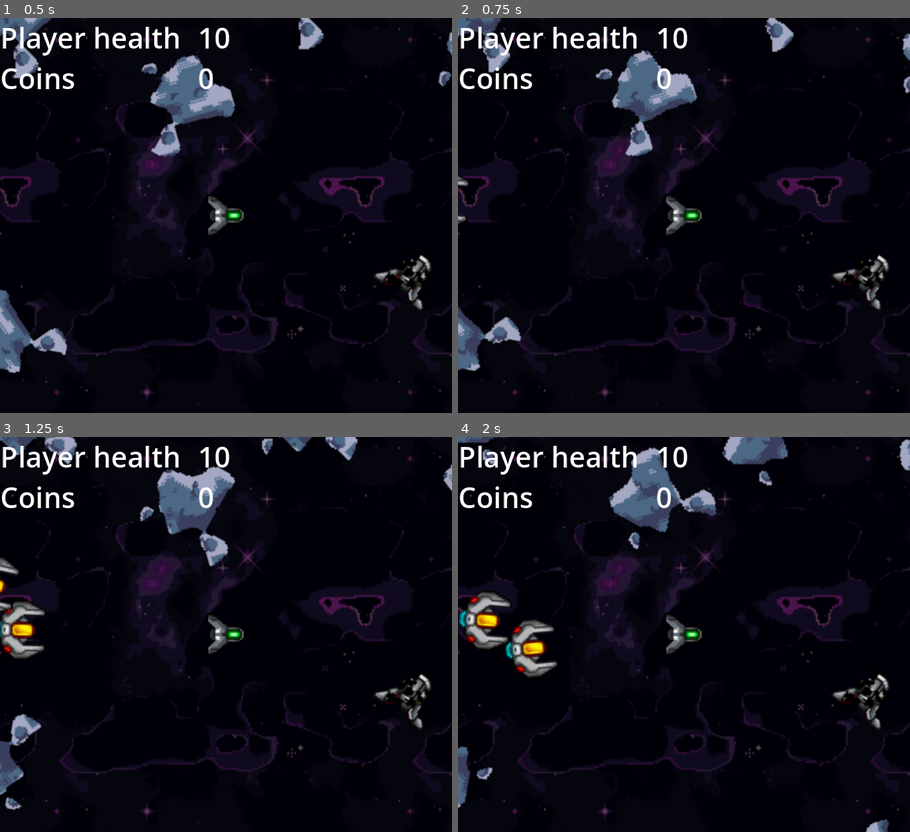
Above: before the commit, frames 1-4 (two rows, left to right).
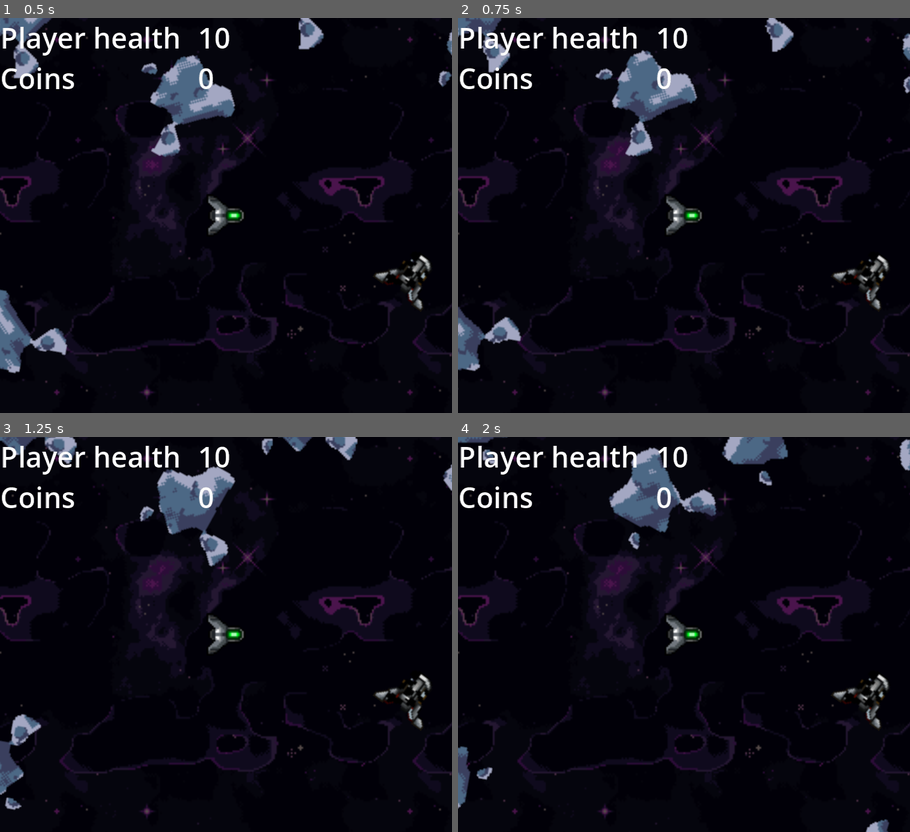
Above: after the commit, the same moments.

Repository: sirbrillig/take-the-sky-godot
Game: Godot game, scene res://scenes/level_1.tscn
The game is run twice, just before and just after one commit, with the same random seed, the same clock (stepped at 60 frames per second) and the same inputs.
Inputs:
- Up to frame 1 (0.5 s): no input
- Up to frame 2 (0.75 s): no input
- Up to frame 3 (1.25 s): no input
- Up to frame 4 (2 s): no input

Frame 1 is identical in both runs. In frame 2, less than 0.1% of the frame differs, in the area x 0-3%, y 39-53%; in frame 3, 1.1%; in frame 4, 2.0%, in the area x 0-23%, y 38-61%.

Commit message:
Spawn ships when coins are collected

Diff:
--- a/scenes/level_1.tscn
+++ b/scenes/level_1.tscn
@@ -19,6 +19,7 @@
 
 [node name="Level1" type="Node2D"]
 script = ExtResource("1_wfev5")
+enemy_ship = ExtResource("2_ququ6")
 
 [node name="ParallaxBackground" type="ParallaxBackground" parent="."]
 
@@ -160,11 +161,8 @@
 [node name="Gate" parent="." instance=ExtResource("7_6oipc")]
 position = Vector2(548.672, 369.892)
 
-[node name="EnemyFighterShip" parent="." instance=ExtResource("4_58ker")]
-position = Vector2(-39, 94)
-
-[node name="EnemyFighterShip2" parent="." instance=ExtResource("4_58ker")]
-position = Vector2(-48, 50)
+[node name="EnemyShipSpawnPoint" type="Node2D" parent="."]
+position = Vector2(-32, 104)
 
 [connection signal="player_coins_changed" from="PlayerShip" to="." method="_on_player_ship_player_coins_changed"]
 [connection signal="player_health_changed" from="PlayerShip" to="." method="_on_player_ship_player_health_changed"]
--- a/scenes/space.gd
+++ b/scenes/space.gd
@@ -1,5 +1,7 @@
 extends Node2D
 
+@export var enemy_ship: PackedScene
+var have_enemies_activated: bool = false
 
 # Called when the node enters the scene tree for the first time.
 func _ready() -> void:
@@ -12,10 +14,19 @@
 	pass
 
 
+func activate_enemy_ships():
+	for n in 3:
+		var enemy = enemy_ship.instantiate()
+		enemy.position = $EnemyShipSpawnPoint.position + Vector2(randf_range(10, 20), randf_range(10, 20))
+		add_child(enemy)
 
 func _on_player_ship_player_health_changed() -> void:
 	$HUD.update_health(Global.player_health)
 
 
 func _on_player_ship_player_coins_changed() -> void:
+	# TODO: this script part should not be shared between levels
 	$HUD.update_coins(Global.gold_coins)
+	if ! have_enemies_activated:
+		have_enemies_activated = true
+		activate_enemy_ships()
Not shown: 1 places in scenes/level_1.tscn that only renumber resources
